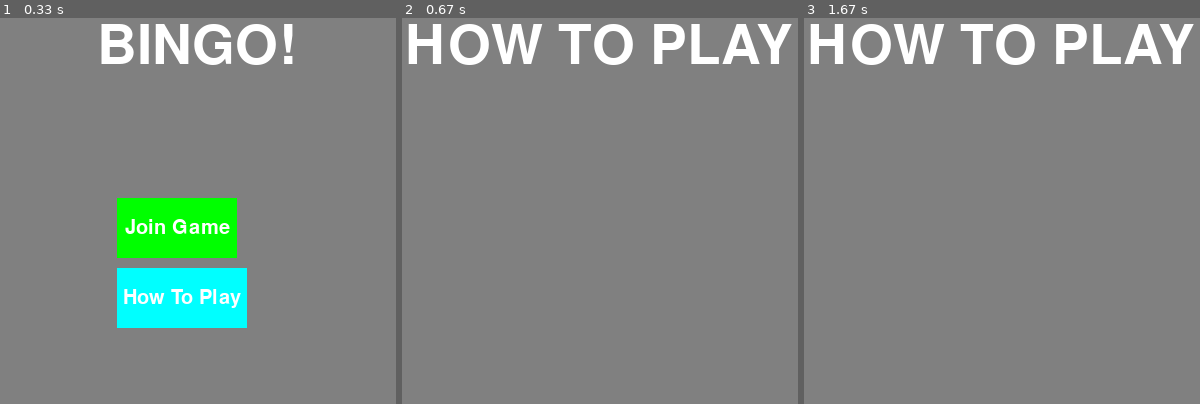
Above: before the commit, frames 1-3 (left to right).
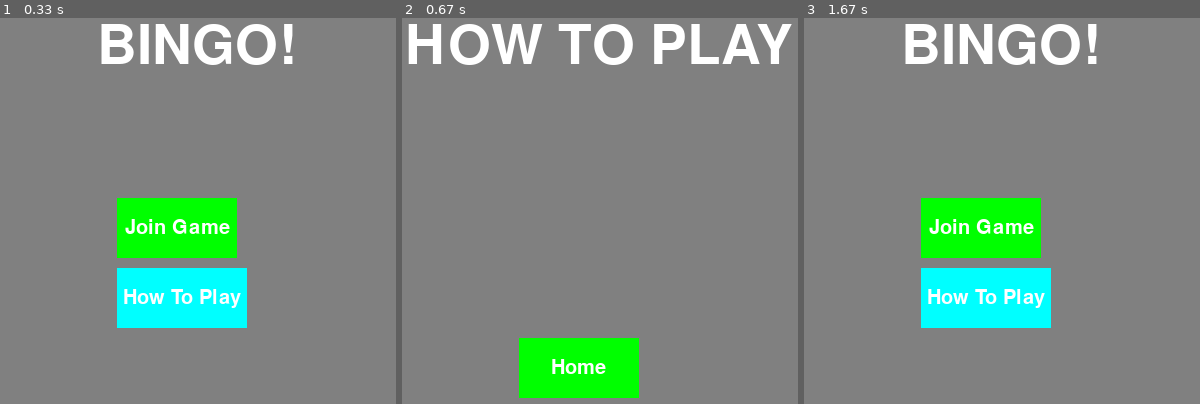
Above: after the commit, the same moments.

Repository: bagasys/bingo-online-pygame
Game: pygame game, started from app.py
The game is run twice, just before and just after one commit, with the same random seed, the same clock (stepped at 60 frames per second) and the same inputs.
Inputs (mouse positions are in pixels of both pictures, inside the frame that each line leads up to):
- Up to frame 1 (0.33 s): no input
- Up to frame 2 (0.67 s): click (588, 276) at 0.38 s
- Up to frame 3 (1.67 s): click (982, 369) at 0.72 s, where only the run after the commit has a clickable "Home"; click (986, 299) at 1.05 s, where only the run after the commit has a clickable "How To Play"; click (982, 369) at 1.38 s, where only the run after the commit has a clickable "Home"

Frame 1 is identical in both runs. In frame 2, 4.7% of the frame differs, in the area x 29-60%, y 82-99%; in frame 3, 15%, in the area x 1-99%, y 1-81%.

Commit message:
tombol home di how to play

Diff:
--- a/app.py
+++ b/app.py
@@ -26,6 +26,7 @@
 
         self.texts_play = [Text("PLAY", 80, 350, 50, 60, 100, (0, 0, 0)), ]
         self.texts_howtoplay = [Text("HOW TO PLAY", 80, 350, 50, 60, 100, (0, 0, 0)), ]
+        self.buttons_howtoplay = [Button("Home", 30, 300, 390, 120, 60, (0, 255, 0))]
 
     def start(self):
         while self.RUNNING:
@@ -68,9 +69,20 @@
         for event in pygame.event.get():
             if event.type == pygame.QUIT:
                 self.RUNNING = False
+            if event.type == pygame.MOUSEBUTTONDOWN:
+                click_pos = pygame.mouse.get_pos()
+                for btn in self.buttons_howtoplay:
+                    if btn.isClicked(click_pos):
+                        if btn.text == "Home":
+                            self.GAME_STATE = self.STATE_WELCOME
+                            return
+
 
         # Gambar-gambar
         self.screen.fill((128, 128, 128))
+        for button in self.buttons_howtoplay:
+            button.draw(self.screen)
+
         for text in self.texts_howtoplay:
             text.draw(self.screen)
         pygame.display.update()
